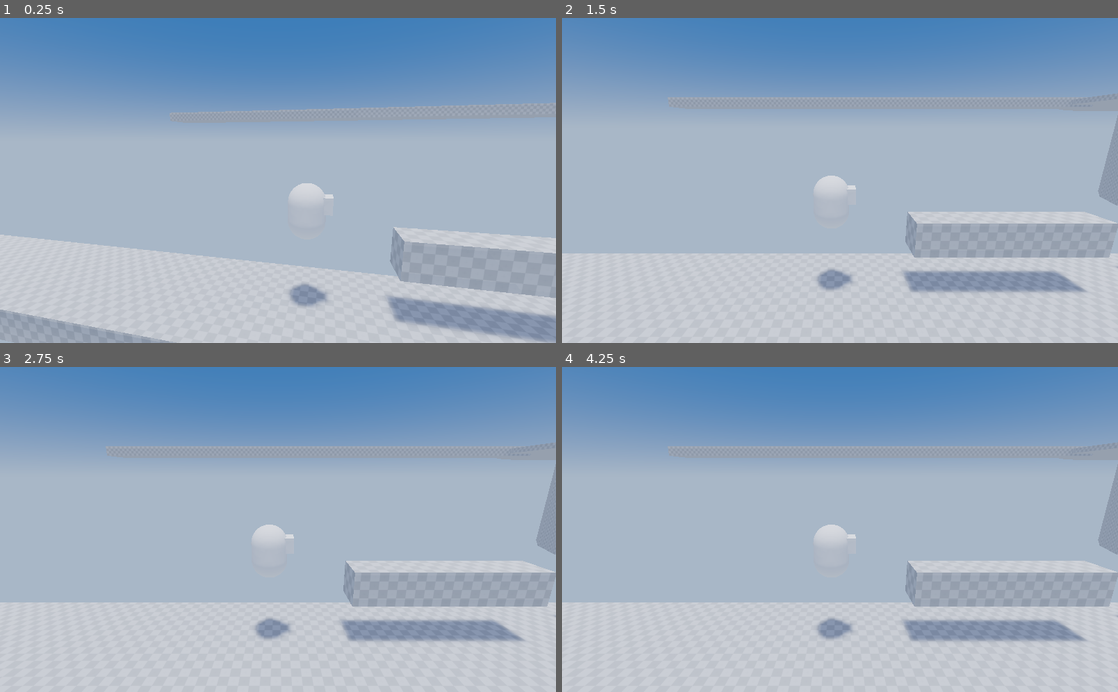
Above: before the commit, frames 1-4 (two rows, left to right).
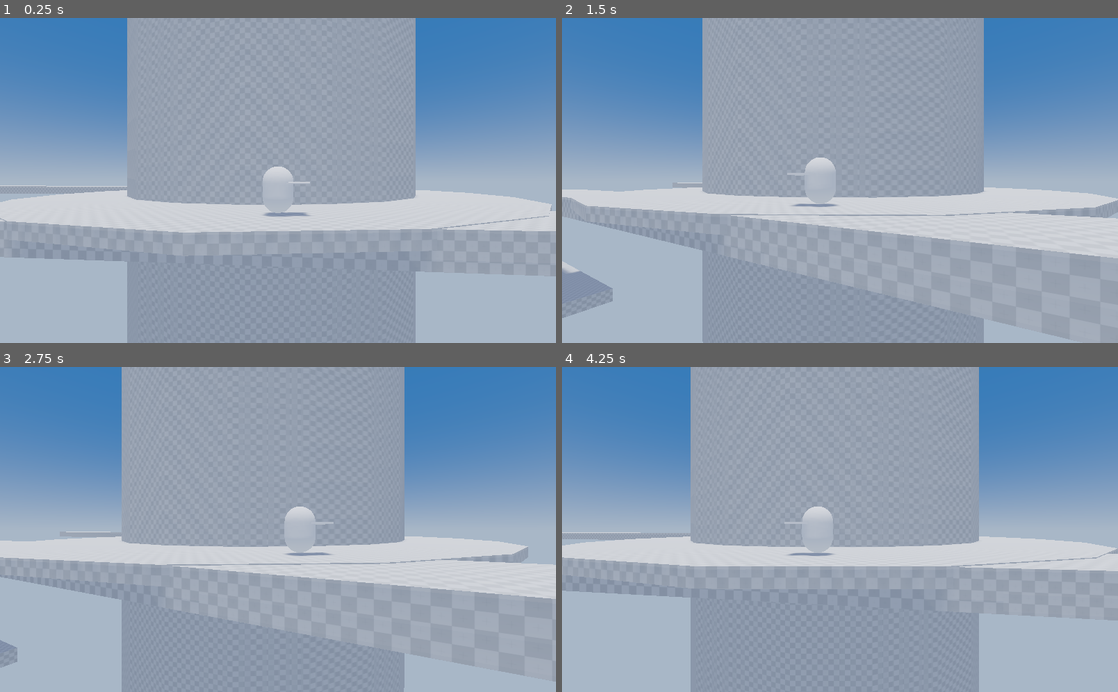
Above: after the commit, the same moments.

Repository: Pyxus/tugdc_project
Game: Godot game, scene res://src/main.tscn
Two runs of this game, one before a commit and one after it. Both use one fixed random seed, a clock stepped at 60 frames per second and the inputs below.
Inputs:
- Up to frame 1 (0.25 s): no input
- Up to frame 2 (1.5 s): hold Right (ui_right) 0.53-1.28 s; hold Left (ui_left) from 1.28 s (still down)
- Up to frame 3 (2.75 s): release Left (ui_left) at 2.03 s; hold Right (ui_right) from 2.03 s (still down)
- Up to frame 4 (4.25 s): release Right (ui_right) at 2.78 s; hold Up (ui_up) 2.78-3.53 s; hold Left (ui_left) from 3.53 s (still down)

The runs differ from the first frame. In frame 1, 68% of the frame differs, in the area x 0-100%, y 0-100%; in frame 2, 72%; in frame 3, 72%; in frame 4, 70%.
Error before the commit: Invalid get index 'curve' (on base: 'null instance'). (res://src/player/player.gd:36)

Commit message:
Added camera gimbal

Diff:
--- a/lib/misc/math.gd
+++ b/lib/misc/math.gd
@@ -16,3 +16,9 @@
 		fall_gravity *= -1
 
 	return {"jump_velocity" : jump_veloicty, "jump_gravity" : jump_gravity, "fall_gravity" : fall_gravity}
+
+
+static func shortest_angle_dist(from, to) -> float:
+	var max_angle = PI * 2
+	var difference = fmod(to - from, max_angle)
+	return fmod(2 * difference, max_angle) - difference
--- /dev/null
+++ b/lib/nodes/3d/camera_gimbal.gd
@@ -0,0 +1,59 @@
+tool
+extends Spatial
+## docstring
+
+#signals
+
+#enums
+
+#constants
+
+#preloaded scripts and scenes
+
+export var zoom: float
+export var target: NodePath
+export var orientation: Vector3
+export var tracking_orientation: Vector3
+
+#private variables
+
+onready var _inner_gimbal: Spatial = get_node("InnerGimbal")
+onready var _camera: Camera = get_node("InnerGimbal/Camera")
+onready var _target: Spatial = get_node(target)
+onready var _tween: Tween = Tween.new()
+
+#optional built-in virtual _init method
+
+func _ready() -> void:
+	add_child(_tween)
+
+
+func _process(delta: float) -> void:
+	_update()
+
+	if _target != null:
+		var orient_y := rad2deg(lerp_angle(deg2rad(orientation.y), deg2rad(_target.rotation_degrees.y - tracking_orientation.y), 1))
+		var orient_x := rad2deg(lerp_angle(deg2rad(orientation.x), deg2rad(_target.rotation_degrees.x - tracking_orientation.x), 1))
+		var orient_z := rad2deg(lerp_angle(deg2rad(orientation.z), deg2rad(_target.rotation_degrees.z - tracking_orientation.z), 1))
+
+		_tween.interpolate_property(self, "orientation:y", orientation.y, orient_y, .15)
+		_tween.interpolate_property(self, "orientation:x", orientation.x, orient_x, .15)
+		_tween.interpolate_property(self, "orientation:z", orientation.z, orient_z, .15)
+		_tween.interpolate_property(self, "translation", translation, _target.translation, .08)
+
+		_tween.start()
+
+
+func _update() -> void:
+	rotation.y = wrapf(deg2rad(orientation.y), -360, 360)
+
+	if _inner_gimbal != null:
+		_inner_gimbal.rotation.x = wrapf(deg2rad(orientation.x), -360, 360)
+
+	if _camera != null:
+		_camera.rotation.z = wrapf(deg2rad(orientation.z), -360, 360)
+		_camera.translation.z = zoom
+
+#signal methods
+
+#inner classes
--- /dev/null
+++ b/lib/nodes/3d/camera_gimbal.tscn
@@ -0,0 +1,11 @@
+[gd_scene load_steps=2 format=2]
+
+[ext_resource path="res://lib/nodes/3d/camera_gimbal.gd" type="Script" id=2]
+
+[node name="CameraGimbal" type="Position3D"]
+script = ExtResource( 2 )
+
+[node name="InnerGimbal" type="Position3D" parent="."]
+
+[node name="Camera" type="Camera" parent="InnerGimbal"]
+current = true
--- a/lib/nodes/3d/kinematic_path_follower.gd
+++ b/lib/nodes/3d/kinematic_path_follower.gd
@@ -14,8 +14,7 @@
 
 #public variables
 
-var _velocity: Vector3
-var _travel_path: Path
+var _path_to_follow: Path
 var _path_follow := PathFollow.new()
 
 #onready variables
@@ -24,16 +23,18 @@
 #optional built-in virtual _init method
 
 func _ready() -> void:
+	set_path_to_follow(path_to_follow)
+	var curve := _path_to_follow.curve
+	var last_point_idx := curve.get_point_count() - 1
+
+	_path_follow.loop = curve.get_point_position(0).is_equal_approx(curve.get_point_position(last_point_idx))
 	_path_follow.rotation_mode = PathFollow.ROTATION_ORIENTED
-	_path_follow.loop = false
-	set_path_to_follow(path_to_follow)
-	pass
 
 #remaining built-in virtual methods
 
 func get_path_velocity(offset_increment: float, delta: float) -> Vector2:
 	if _path_follow != null:
-		_path_follow.offset = _travel_path.curve.get_closest_offset(translation)
+		_path_follow.offset = _path_to_follow.curve.get_closest_offset(translation)
 		_path_follow.offset += offset_increment
 		var path_translation = (_path_follow.translation - translation) / delta
 		return Vector2(path_translation.x, path_translation.z)
@@ -47,12 +48,14 @@
 
 	if is_inside_tree():
 		var path_node = get_node(value)
-		_travel_path = path_node
+		_path_to_follow = path_node
 
 		if path_node != null:
-			assert(path_node is Path, "Travel path must be of type Path.")
-			if _path_follow.is_inside_tree():
-				_path_follow.get_parent().remove_child(_path_follow)
+			assert(path_node is Path, "Path to follow must be of type Path.")
+			if is_instance_valid(_path_follow):
+				_path_follow.queue_free()
+
+			_path_follow = PathFollow.new()
 			path_node.add_child(_path_follow)
 
 
--- a/lib/nodes/tween_camera.gd
+++ /dev/null
@@ -1,39 +0,0 @@
-extends Camera
-## docstring
-
-#signals
-
-#enums
-
-#constants
-
-#preloaded scripts and scenes
-
-export var target: NodePath
-
-#public variables
-
-#private variables
-
-onready var _target: Spatial = get_node(target)
-onready var tween: Tween = Tween.new()
-
-
-#optional built-in virtual _init method
-
-func _ready() -> void:
-	add_child(tween)
-
-func _process(delta: float) -> void:
-	if global_transform != _target.global_transform:
-		tween.interpolate_property(self, "global_transform", global_transform, _target.global_transform, .08)
-		tween.start()
-	#global_transform = _target.global_transform
-
-#public methods
-
-#private methods
-
-#signal methods
-
-#inner classes
--- a/src/main.tscn
+++ b/src/main.tscn
@@ -3,7 +3,7 @@
 [ext_resource path="res://src/player/player.tscn" type="PackedScene" id=1]
 [ext_resource path="res://assets/textures/kenney_prototype/texture_08.png" type="Texture" id=2]
 [ext_resource path="res://assets/improved_default_env.tres" type="Environment" id=3]
-[ext_resource path="res://lib/nodes/tween_camera.gd" type="Script" id=4]
+[ext_resource path="res://lib/nodes/3d/camera_gimbal.tscn" type="PackedScene" id=4]
 
 [sub_resource type="SpatialMaterial" id=2]
 albedo_texture = ExtResource( 2 )
@@ -41,10 +41,17 @@
 
 [node name="Main" type="Node"]
 
-[node name="Camera" type="Camera" parent="."]
-transform = Transform( -0.852886, 0, 0.522097, 0, 1, 0, -0.522097, 0, -0.852886, 0, 0, 0 )
-script = ExtResource( 4 )
-target = NodePath("../Level/Player/Position3D")
+[node name="CameraGimbal" parent="." instance=ExtResource( 4 )]
+transform = Transform( 1, 0, 0, 0, 1, 0, 0, 0, 1, 78.0744, 19.9079, 0 )
+zoom = 15.0
+target = NodePath("../Level/Player")
+tracking_orientation = Vector3( 0, 90, 0 )
+
+[node name="InnerGimbal" parent="CameraGimbal" index="0"]
+transform = Transform( 1, 0, 0, 0, 1, 0, 0, 0, 1, 0, 0, 0 )
+
+[node name="Camera" parent="CameraGimbal/InnerGimbal" index="0"]
+transform = Transform( 1, 0, 0, 0, 1, 0, 0, 0, 1, 0, 0, 15 )
 
 [node name="Level" type="Spatial" parent="."]
 
@@ -140,7 +147,8 @@
 shape = SubResource( 7 )
 
 [node name="Player" parent="Level" instance=ExtResource( 1 )]
-transform = Transform( -4.37114e-08, 0, 1, 0, 1, 0, -1, 0, -4.37114e-08, -9.885, 6.40143, 0 )
+transform = Transform( -4.37114e-08, 0, 1, 0, 1, 0, -1, 0, -4.37114e-08, 78.0744, 19.9079, 0 )
+path_to_follow = NodePath("../Path")
 
 [node name="Path" type="Path" parent="Level"]
 transform = Transform( 1, 0, 0, 0, 1, 0, 0, 0, 1, 0, 50, 0 )
@@ -158,4 +166,4 @@
 [node name="WorldEnvironment" type="WorldEnvironment" parent="."]
 environment = ExtResource( 3 )
 
-[editable path="Level/Player"]
+[editable path="CameraGimbal"]
--- a/src/player/player.gd
+++ b/src/player/player.gd
@@ -4,8 +4,8 @@
 var jump_motion = Math.calc_jump_motion(10, .5, .4, true)
 
 func _ready() -> void:
-	_path_follow.rotation_mode = PathFollow.ROTATION_ORIENTED
-	_path_follow.loop = false
+	#_path_follow.rotation_mode = PathFollow.ROTATION_ORIENTED
+	#_path_follow.loop = false
 	pass
 
 
@@ -13,14 +13,20 @@
 	if _path_follow != null:
 		var offset_increment: float = int(Input.is_action_pressed("ui_right")) - int(Input.is_action_pressed("ui_left"))
 		var path_velocity := get_path_velocity(offset_increment * .3, delta)
-		var gravity = jump_motion.fall_gravity if velocity.y > 0 else jump_motion.jump_gravity
 
+		if sign(offset_increment) == 1:
+			$CSGMesh.scale.x = 1
+		elif sign(offset_increment) == -1:
+			$CSGMesh.scale.x = -1
 		velocity.x = path_velocity.x
 		velocity.z = path_velocity.y
-		velocity.y += gravity * delta
 
-		if Input.is_action_just_pressed("ui_up"):
-			velocity.y = jump_motion.jump_velocity
+	var gravity = jump_motion.fall_gravity if velocity.y > 0 else jump_motion.jump_gravity
+	velocity.y += gravity * delta
+
+	if Input.is_action_just_pressed("ui_up"):
+		velocity.y = jump_motion.jump_velocity
 
 	rotation = _path_follow.rotation
+
 	velocity = move_and_slide(velocity)
--- a/src/player/player.tscn
+++ b/src/player/player.tscn
@@ -18,14 +18,10 @@
 
 [node name="CSGBox" type="CSGBox" parent="CSGMesh"]
 transform = Transform( 1, 0, 0, 0, 1, 0, 0, 0, 1, 0.753195, 0.0216617, -0.421624 )
-width = 1.157
-height = 0.856
-depth = 0.88
+width = 2.35
+height = 1.709
+depth = 0.125
 
 [node name="CollisionShape" type="CollisionShape" parent="."]
 transform = Transform( 1, 0, 0, 0, -4.37114e-08, -1, 0, 1, -4.37114e-08, 0, 0, 0 )
 shape = SubResource( 2 )
-
-[node name="Position3D" type="Position3D" parent="."]
-transform = Transform( -4.37114e-08, 0.224951, -0.97437, 0, 0.97437, 0.224951, 1, 9.83292e-09, -4.25911e-08, -12.3577, 4.09595, 0.477385 )
-visible = false
